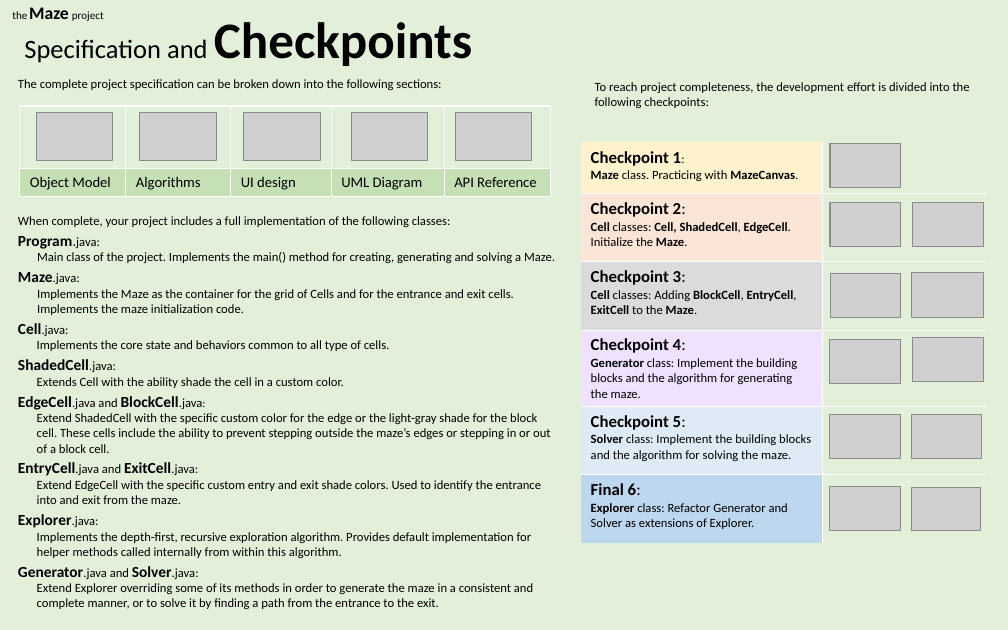
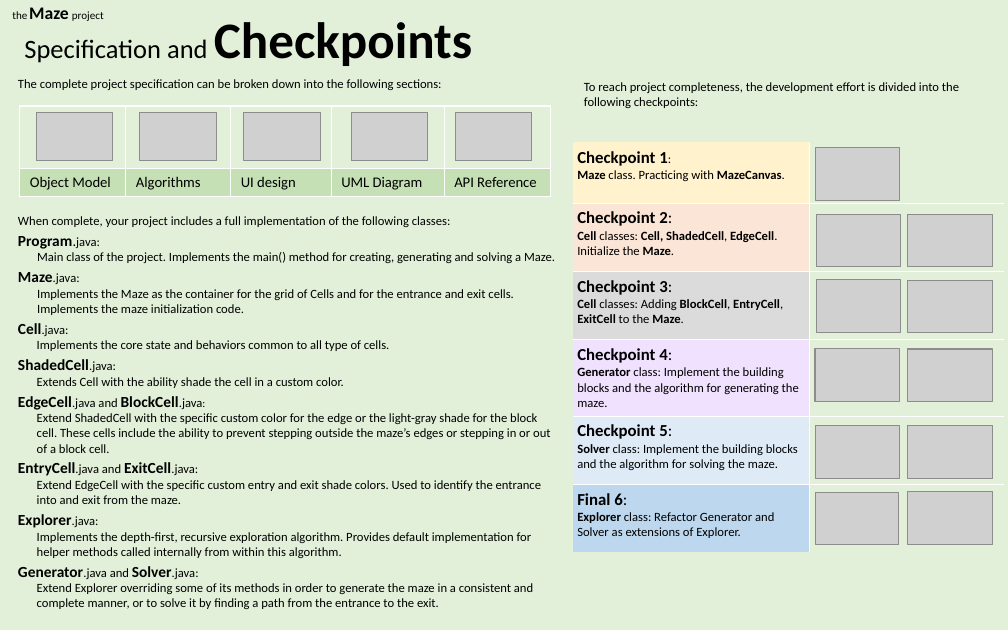
Before and after one commit to mihaiep/Code2020-Sinaia, a slide deck: slide 2 of Documents/Project/Maze Project.pptx. Drawn at 1008x630 pixels with LibreOffice and Linux fonts; fonts in the diff are those of the drawing; grey boxes stand for pictures. Boxes give left, top, right and bottom in pixels: in the first picture for what was removed or moved away, otherwise in the second. Text is boxed around its words. In the diff, an @@ line names an element or a change of style, - is before the commit and + after.

Commit message:
Update MazeSolved code and ppt to Checkpoint6a

```diff
--- a/Documents/Project/Maze Project.pptx
+++ b/Documents/Project/Maze Project.pptx
@@ text "To reach project completeness, the ...": place and size @@
-text "To reach project completeness, the ..." at bbox=[595, 82, 970, 108]
+text "To reach project completeness, the ..." at bbox=[584, 82, 959, 108]
@@ table: place and size @@
-table at bbox=[581, 142, 986, 549]
+table at bbox=[574, 142, 1004, 551]
@@ picture: place and size @@
-picture at bbox=[830, 143, 900, 187]
+picture at bbox=[815, 147, 900, 201]
@@ picture: place and size @@
-picture at bbox=[830, 203, 900, 247]
+picture at bbox=[816, 215, 901, 267]
@@ picture: place and size @@
-picture at bbox=[912, 203, 983, 247]
+picture at bbox=[908, 215, 993, 267]
@@ picture: place and size @@
-picture at bbox=[831, 273, 901, 318]
+picture at bbox=[816, 280, 901, 333]
@@ picture: place and size @@
-picture at bbox=[912, 272, 984, 317]
+picture at bbox=[908, 280, 993, 333]
@@ picture: place and size @@
-picture at bbox=[830, 340, 900, 384]
+picture at bbox=[815, 349, 900, 402]
@@ picture: place and size @@
-picture at bbox=[913, 338, 984, 382]
+picture at bbox=[908, 349, 993, 401]
@@ picture: place and size @@
-picture at bbox=[830, 414, 900, 459]
+picture at bbox=[815, 425, 900, 478]
@@ picture: place and size @@
-picture at bbox=[911, 414, 982, 459]
+picture at bbox=[908, 425, 993, 478]
@@ picture: place and size @@
-picture at bbox=[830, 487, 900, 531]
+picture at bbox=[815, 492, 899, 544]
@@ picture: place and size @@
-picture at bbox=[911, 488, 981, 531]
+picture at bbox=[908, 492, 993, 544]
```
Also in this commit, not shown: 5 other slides changed, 5 other files.
